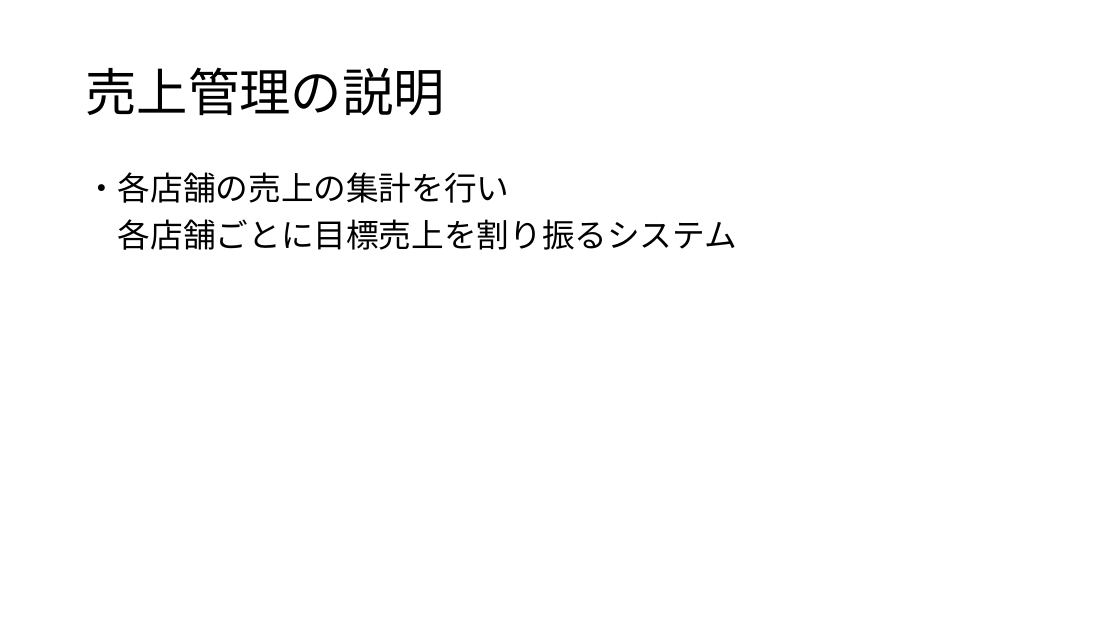
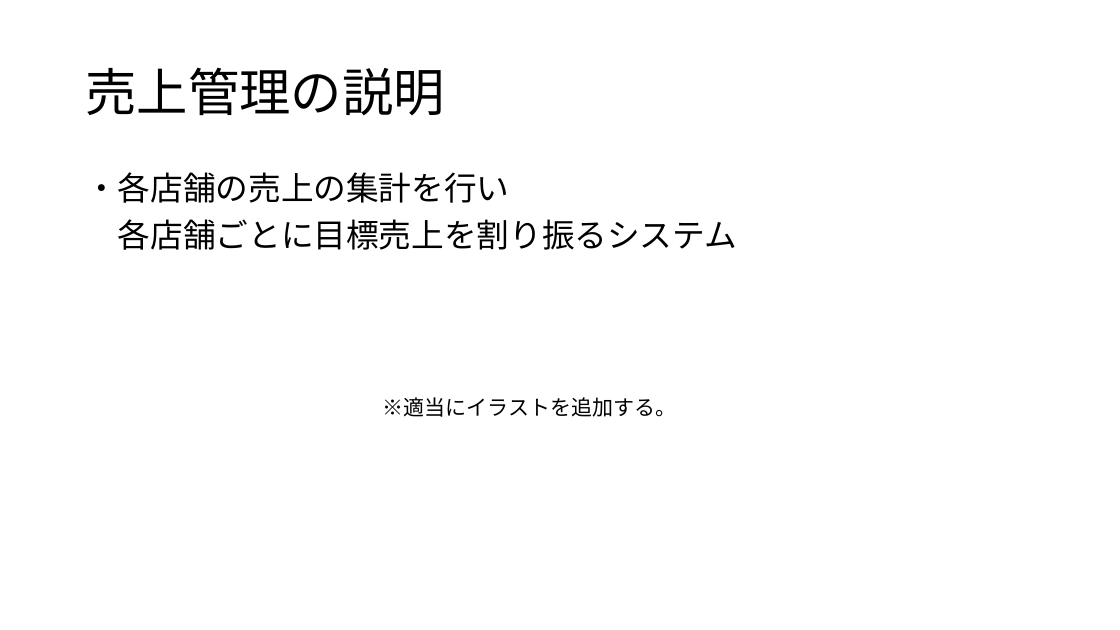
Before and after one commit to ivy239007/UG, a slide deck: slide 3 of プレゼン資料/Webアプリ開発発表資料.pptx. Drawn at 1120x630 pixels with LibreOffice and Linux fonts; fonts in the diff are those of the drawing. Boxes give left, top, right and bottom in pixels: in the first picture for what was removed or moved away, otherwise in the second. Text is boxed around its words. In the diff, an @@ line names an element or a change of style, - is before the commit and + after.

```diff
--- a/プレゼン資料/Webアプリ開発発表資料.pptx
+++ b/プレゼン資料/Webアプリ開発発表資料.pptx
@@ text added at (383,397,677,417), 18 pt, text #000000 @@
+※適当にイラストを追加する。
```
Also in this commit, not shown: 2 other slides changed.
